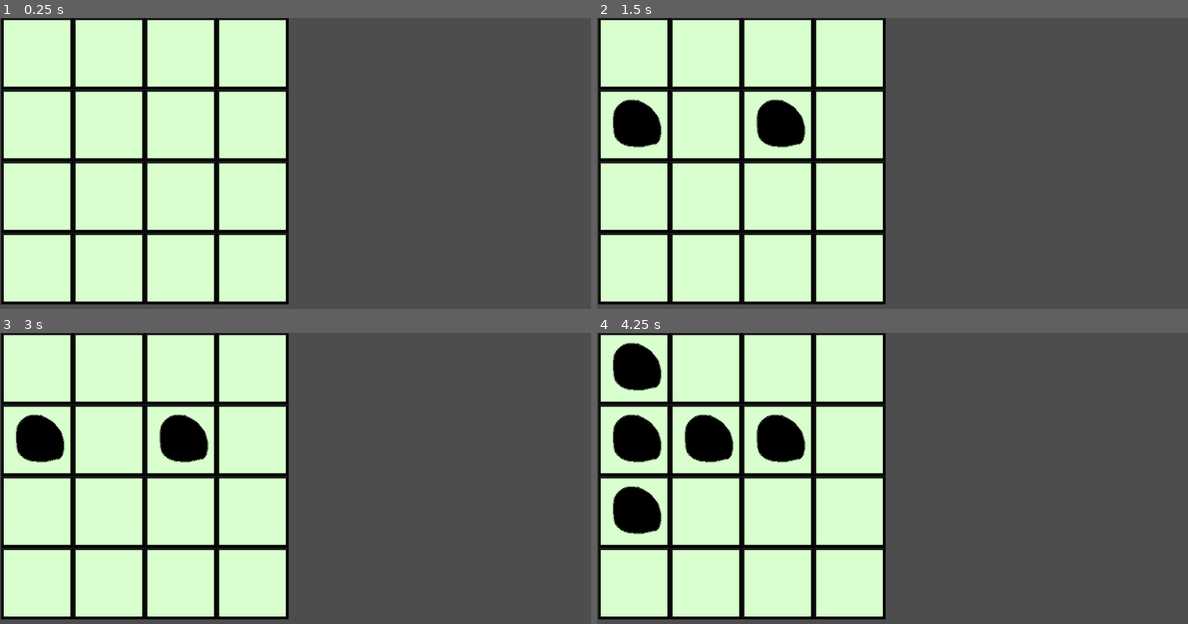
Above: before the commit, frames 1-4 (two rows, left to right).
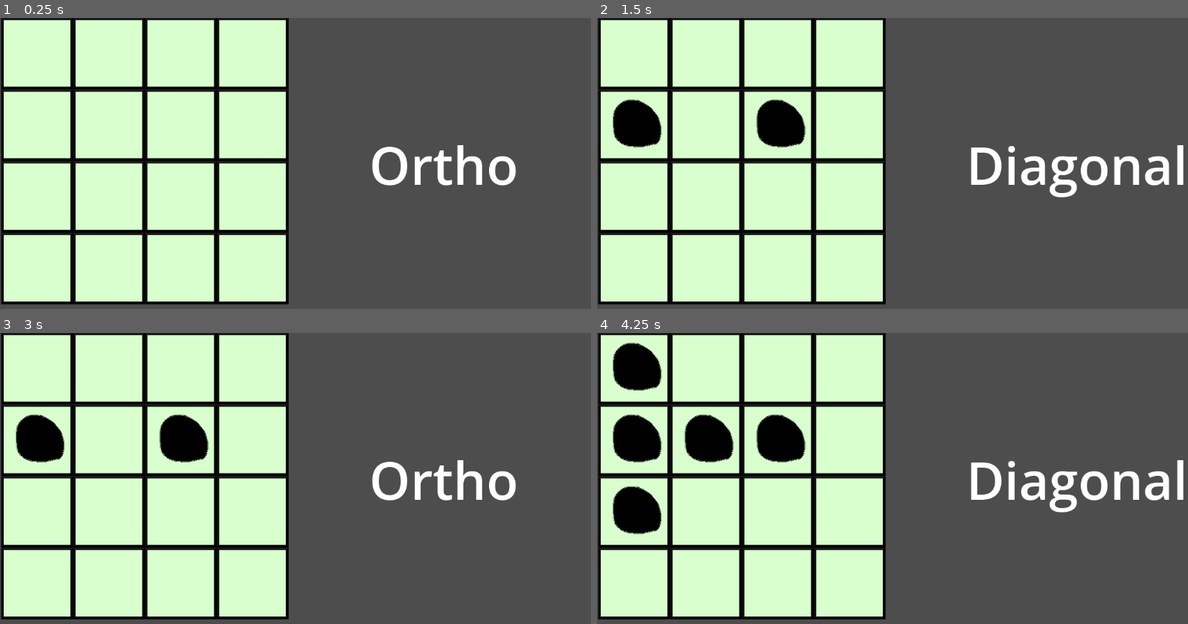
Above: after the commit, the same moments.

Repository: dbm19/puzzle_game
Game: Godot game, scene res://tile_map.tscn
Same seed, same stepped clock (60 frames per second), same inputs: the game is played once before the commit and once after it. The engine's default icon, where the game draws it, is replaced by a stand-in: a white triangle on a blue panel in a dark square.
Inputs (mouse positions are in pixels of both pictures, inside the frame that each line leads up to):
- Up to frame 1 (0.25 s): no input
- Up to frame 2 (1.5 s): tap Enter at 0.5 s; move the mouse to (632, 52) at 0.52 s; tap Tab (switch_piece) at 0.6 s; tap Space at 1.25 s; move the mouse to (703, 52) at 1.27 s; click (703, 52) at 1.35 s
- Up to frame 3 (3 s): tap Tab (switch_piece) at 1.55, 2.1, 2.85 s; tap Enter at 2 s; move the mouse to (183, 367) at 2.02 s; tap Space at 2.75 s; move the mouse to (254, 367) at 2.77 s
- Up to frame 4 (4.25 s): tap Enter at 3.5 s; move the mouse to (632, 440) at 3.52 s; click (632, 440) at 3.6 s; tap Tab (switch_piece) at 3.8 s

The runs differ from the first frame. In frame 1, 1.3% of the frame differs, in the area x 62-88%, y 43-58%; in frame 2, 2.1%, in the area x 63-100%, y 43-62%; in frame 3, 1.3%; in frame 4, 2.1%.

Commit message:
Added piece label

Diff:
--- a/tile2.tscn
+++ /dev/null
@@ -1,23 +0,0 @@
-[gd_scene load_steps=4 format=3 uid="uid://diefrmpm3fcun"]
-
-[ext_resource type="Script" path="res://tile.gd" id="1_2yave"]
-[ext_resource type="Texture2D" uid="uid://dponks7qhsx4t" path="res://dot.png" id="2_vu8u1"]
-
-[sub_resource type="RectangleShape2D" id="RectangleShape2D_qn3kd"]
-size = Vector2(128, 128)
-
-[node name="Dot" type="Node2D" groups=["tile2"]]
-position = Vector2(0, -1)
-script = ExtResource("1_2yave")
-
-[node name="DotArea" type="Area2D" parent="."]
-
-[node name="DotCollision" type="CollisionShape2D" parent="DotArea"]
-shape = SubResource("RectangleShape2D_qn3kd")
-
-[node name="DotCenter" type="Marker2D" parent="."]
-
-[node name="DotSprite" type="Sprite2D" parent="."]
-texture = ExtResource("2_vu8u1")
-
-[connection signal="mouse_entered" from="DotArea" to="." method="_on_tile_area_mouse_entered"]
--- a/tile_map.gd
+++ b/tile_map.gd
@@ -6,6 +6,7 @@
 var diagon_piece_instance
 var dot_scene
 var dot_instance
+var piece_label
 var m_c #mouse_coordinates
 var current_piece
 var modified_tiles
@@ -20,6 +21,7 @@
 	diagon_piece_instance = diagon_piece_scene.instantiate()
 	dot_scene = preload("res://dot.tscn")
 
+	piece_label = get_node("PieceLabel")
 	current_piece = "ortho_piece"
 
 	var dictionary_index = 0
@@ -37,8 +39,10 @@
 	if Input.is_action_just_pressed("switch_piece"):
 		if current_piece == "ortho_piece":
 			current_piece = "diagon_piece"
+			piece_label.text = "Diagonal"
 		else:
 			current_piece = "ortho_piece"
+			piece_label.text = "Ortho"
 
 	if Input.is_action_just_pressed("add_piece") && Global.mouse_is_over:
 		if current_piece == "ortho_piece":
--- a/tile_map.tscn
+++ b/tile_map.tscn
@@ -1,13 +1,11 @@
-[gd_scene load_steps=7 format=4 uid="uid://wdgfthjnjpe7"]
+[gd_scene load_steps=6 format=4 uid="uid://wdgfthjnjpe7"]
 
 [ext_resource type="PackedScene" uid="uid://cifow0itp45ks" path="res://tile.tscn" id="1_lgixv"]
 [ext_resource type="Script" path="res://tile_map.gd" id="2_2fq77"]
-[ext_resource type="PackedScene" uid="uid://diefrmpm3fcun" path="res://tile2.tscn" id="2_vfwv1"]
 
 [sub_resource type="TileSetScenesCollectionSource" id="TileSetScenesCollectionSource_og7gl"]
 resource_name = "Tiles"
 scenes/1/scene = ExtResource("1_lgixv")
-scenes/2/scene = ExtResource("2_vfwv1")
 
 [sub_resource type="TileSet" id="TileSet_eerxr"]
 tile_size = Vector2i(138, 138)
@@ -28,4 +26,12 @@
 position = Vector2(275.5, 277)
 shape = SubResource("RectangleShape2D_belal")
 
+[node name="PieceLabel" type="Label" parent="."]
+offset_left = 707.0
+offset_top = 214.0
+offset_right = 993.0
+offset_bottom = 351.0
+theme_override_font_sizes/font_size = 100
+text = "Ortho"
+
 [connection signal="mouse_exited" from="TileMapArea" to="." method="_on_tile_map_area_mouse_exited"]
